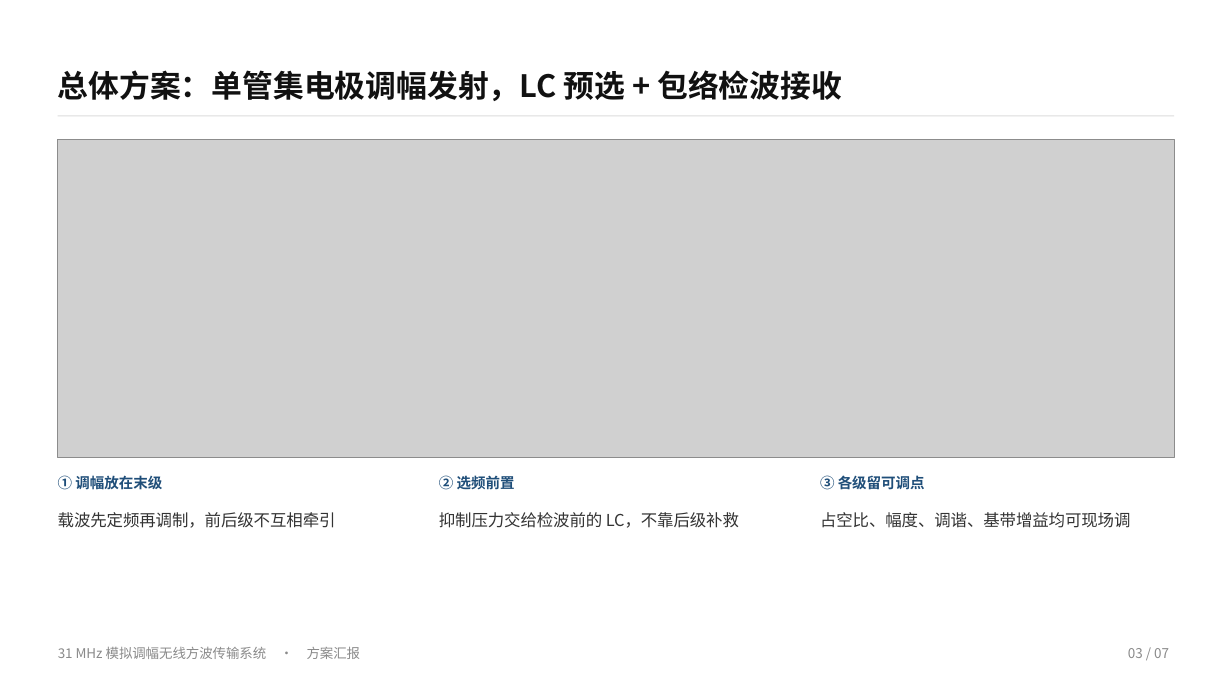
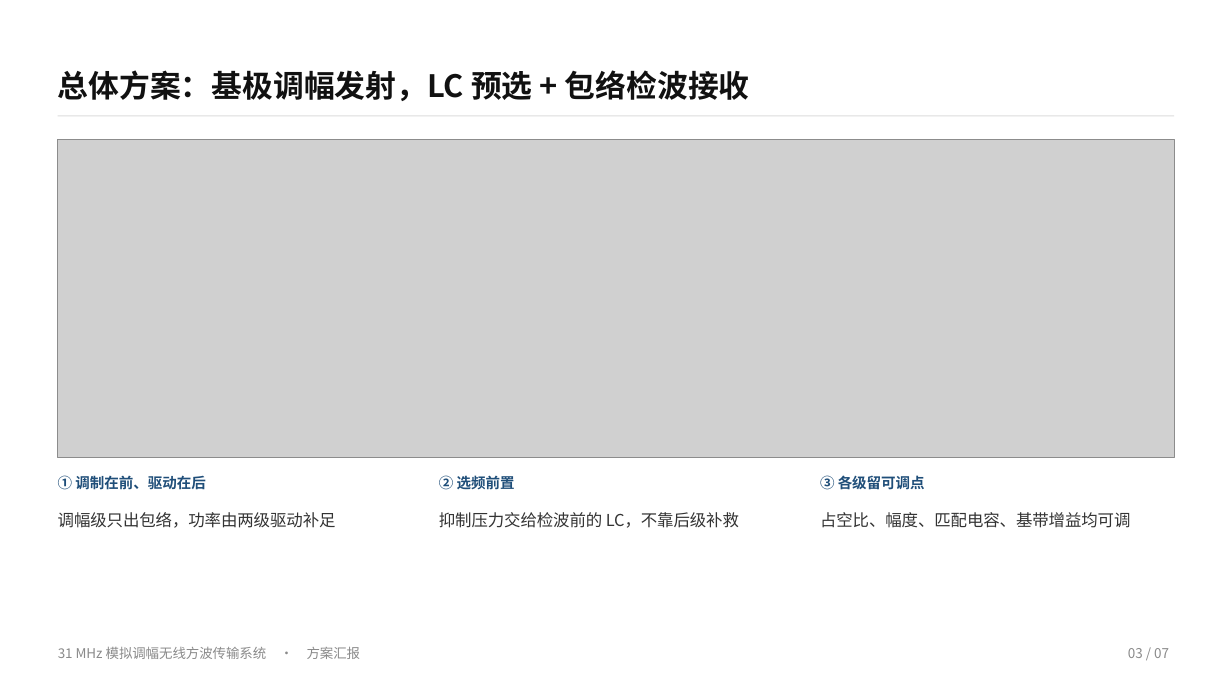
Before and after one commit to Xin-zimu/am-31mhz-circuit, a slide deck: slide 3 of 31MHz无线传输系统_方案汇报/31MHz无线传输系统_方案汇报.pptx. Drawn at 1232x693 pixels with LibreOffice and Linux fonts; fonts in the diff are those of the drawing; grey boxes stand for pictures. Boxes give left, top, right and bottom in pixels: in the first picture for what was removed or moved away, otherwise in the second. Text is boxed around its words. In the diff, an @@ line names an element or a change of style, - is before the commit and + after.

Commit message:
docs(slides): 更新 3 分钟方案汇报讲稿与配图
- 06.slide 扩写，讲稿与配图同步调整
- 新增 figures_src 下 fig_chain/fig_stage/fig_wave 的 SVG 源图
- .cache/media 补入 3 张被引用图片；tmpimg 与 .html 中间产物不入库

```diff
--- a/31MHz无线传输系统_方案汇报/31MHz无线传输系统_方案汇报.pptx
+++ b/31MHz无线传输系统_方案汇报/31MHz无线传输系统_方案汇报.pptx
@@ text at box(58, 70, 750, 101): text changed @@
-总体方案：单管集电极调幅发射，LC 预选 + 包络检波接收
+总体方案：基极调幅发射，LC 预选 + 包络检波接收
@@ text at box(58, 475, 205, 490): text changed @@
-① 调幅放在末级
+① 调制在前、驱动在后
@@ text at box(58, 512, 336, 528): text changed @@
-载波先定频再调制，前后级不互相牵引
+调幅级只出包络，功率由两级驱动补足
@@ text at box(820, 512, 1130, 528): text changed @@
-占空比、幅度、调谐、基带增益均可现场调
+占空比、幅度、匹配电容、基带增益均可调
```
Also in this commit, not shown: 5 other slides changed, 13 other files.
